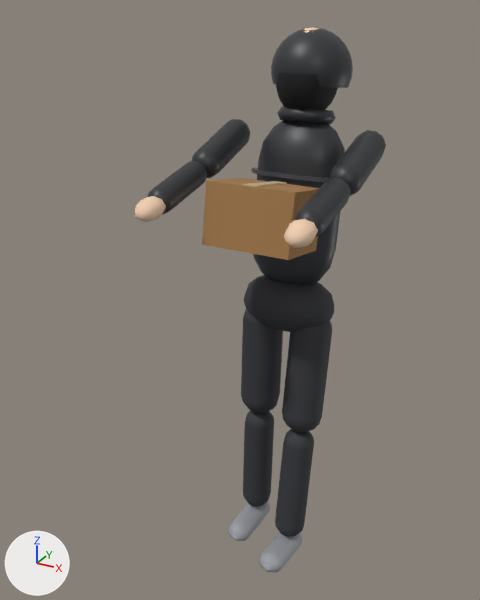
Renders of the glTF model city-hold/public/models/placeholder/char_looter_10_windbreaker_small_box.glb from each side of a commit.
Before and after are seen from a 50 mm lens placed at (0.864, -1.916, 1.822), pointed at (-0.08, -0.2, 0.964). Lighting does not change. The marker at lower left points along +X, +Y and +Z. The first picture is the older version. Both versions are drawn at frame 16 of the action 'held'; the numbers are the values there.

The older version as bpy lines, for what is in view:
```python
me_mesh_3 = bpy.data.meshes.new('Mesh_3')
me_mesh_3.from_pydata(...)  # 71 vertices, 136 faces; spans x -0.052..0.052, y -0.192..0.072, z -0.074..0.004
me_mesh_3.materials.append(mat_material_1)  # grey #999ca2
ob_arml = bpy.data.objects.new('armL', None)
ob_arml.parent = ob_torso
ob_arml.location = (-0.245, 0.0, 0.54)
ob_arml.rotation_euler = (-1.088, 0.0, 0.0)  # degrees (-62, 0, 0)
ob_armr = bpy.data.objects.new('armR', None)
ob_armr.parent = ob_torso
ob_armr.location = (0.245, 0.0, 0.54)
ob_armr.rotation_euler = (-1.088, 0.0, 0.0)  # degrees (-62, 0, 0)
ob_head = bpy.data.objects.new('head', None)
ob_head.parent = ob_torso
ob_head.location = (0.0, 0.0, 0.66)
ob_head.rotation_euler = (0.0835, 0.0, 0.0)  # degrees (4.8, 0, 0)
ob_legl = bpy.data.objects.new('legL', None)
ob_legl.parent = ob_hips
ob_legl.location = (-0.1, 0.0, -0.02)
ob_legl.rotation_euler = (-0.0454, 0.0, 0.0)  # degrees (-2.6, 0, 0)
ob_mesh_3 = bpy.data.objects.new('Mesh_3', me_mesh_3)
ob_mesh_3.parent = ob_kneel
ob_mesh_3.location = (0.0, 0.0, -0.46)
ob_torso = bpy.data.objects.new('torso', None)
ob_torso.parent = ob_hips
ob_torso.location = (0.0, 0.0, 0.06)
ob_torso.rotation_euler = (-0.167, 0.0, 0.0)  # degrees (-9.6, 0, 0)
# also in view: 'Mesh_11' at (-0.23, -0.05, 1.409); 'Mesh_0' at (0.0, 0.0, 0.897); 'Mesh_1' at (-0.094, -0.01, 0.662); 'Mesh_2.001' at (0.094, -0.106, 0.239); 'Mesh_13' at (-0.23, -0.449, 1.307)
```
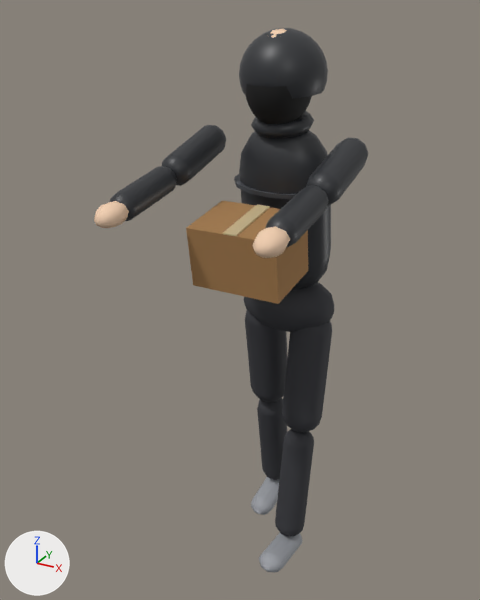
Not drawn themselves, but carrying or shaping drawn objects: ob_legl, ob_torso, ob_head, ob_arml, ob_armr.

Diff of the bpy script that builds the scene:
```diff
--- a/city-hold/public/models/placeholder/char_looter_10_windbreaker_small_box.glb.py
+++ b/city-hold/public/models/placeholder/char_looter_10_windbreaker_small_box.glb.py
@@ ob_legl @@
 ob_legl.location = (-0.1, 0.0, -0.02)
-ob_legl.rotation_euler = (-0.0454, 0.0, 0.0)  # degrees (-2.6, 0, 0)
+ob_legl.rotation_euler = (0.165, 0.0, 0.0)  # degrees (9.5, 0, 0)
@@ ob_torso @@
 ob_torso.location = (0.0, 0.0, 0.06)
-ob_torso.rotation_euler = (-0.167, 0.0, 0.0)  # degrees (-9.6, 0, 0)
+ob_torso.rotation_euler = (0.15, 0.0, 0.0)  # degrees (8.6, 0, 0)
@@ ob_head @@
 ob_head.location = (0.0, 0.0, 0.66)
-ob_head.rotation_euler = (0.0835, 0.0, 0.0)  # degrees (4.8, 0, 0)
+ob_head.rotation_euler = (-0.075, 0.0, 0.0)  # degrees (-4.3, 0, 0)
@@ ob_arml @@
 ob_arml.location = (-0.245, 0.0, 0.54)
-ob_arml.rotation_euler = (-1.088, 0.0, 0.0)  # degrees (-62, 0, 0)
+ob_arml.rotation_euler = (-1.45, 0.0, 0.0)  # degrees (-83, 0, 0)
@@ ob_armr @@
 ob_armr.location = (0.245, 0.0, 0.54)
-ob_armr.rotation_euler = (-1.088, 0.0, 0.0)  # degrees (-62, 0, 0)
+ob_armr.rotation_euler = (-1.45, 0.0, 0.0)  # degrees (-83, 0, 0)
```

What differs and where, as boxes [x1, y1, x2, y2] in the pictures (480 x 600 px):
'Mesh_14', turned
    before: [202, 178, 319, 260]
    after: [186, 201, 308, 304]
'Mesh_4', turned
    before: [253, 120, 345, 285]
    after: [239, 131, 331, 289]
'Mesh_9', turned
    before: [271, 28, 353, 88]
    after: [239, 28, 328, 99]
'Mesh_1', turned
    before: [241, 309, 283, 413]
    after: [245, 310, 288, 402]
'Mesh_2', turned
    before: [243, 410, 274, 506]
    after: [257, 398, 287, 480]
'Mesh_11', turned
    before: [192, 119, 250, 178]
    after: [162, 125, 226, 186]
'Mesh_10', turned
    before: [276, 73, 338, 110]
    after: [245, 84, 312, 124]
'Mesh_11.001', turned
    before: [329, 130, 386, 196]
    after: [306, 137, 368, 206]
'Mesh_12', turned
    before: [148, 161, 207, 214]
    after: [110, 166, 177, 221]
'Mesh_12.001', turned
    before: [294, 178, 351, 237]
    after: [266, 185, 329, 248]
'Mesh_13.001', turned
    before: [284, 219, 318, 248]
    after: [252, 226, 290, 258]
'Mesh_7', turned
    before: [277, 107, 336, 124]
    after: [251, 111, 314, 138]
'Mesh_3', turned
    before: [228, 501, 270, 541]
    after: [251, 477, 279, 515]
'Mesh_13', turned
    before: [134, 196, 166, 222]
    after: [94, 201, 129, 228]
'Mesh_5', turned
    before: [252, 168, 329, 182]
    after: [234, 174, 296, 199]
'Mesh_15', turned
    before: [243, 181, 287, 187]
    after: [223, 205, 270, 236]
'Mesh_8', turned (mostly hidden)
    before: [304, 27, 319, 33]
    after: [270, 29, 287, 38]
